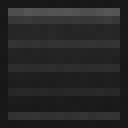
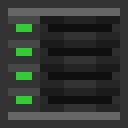
Before/after of a w=128, h=128 layered artwork. What changed in the layer stack:
hid group "effects" (14 layers) over (0, 0, 128, 128)
added group "diskdrive" with 2 layers in group "rack" over (8, 8, 120, 120)
added layer "front on" (1st of 4, in "rack" › "diskdrive") in group "diskdrive" over (16, 24, 32, 104)
added layer "front-terminal" (1st of 2, in "rack" › "diskdrive") in group "diskdrive" over (8, 8, 120, 120)
